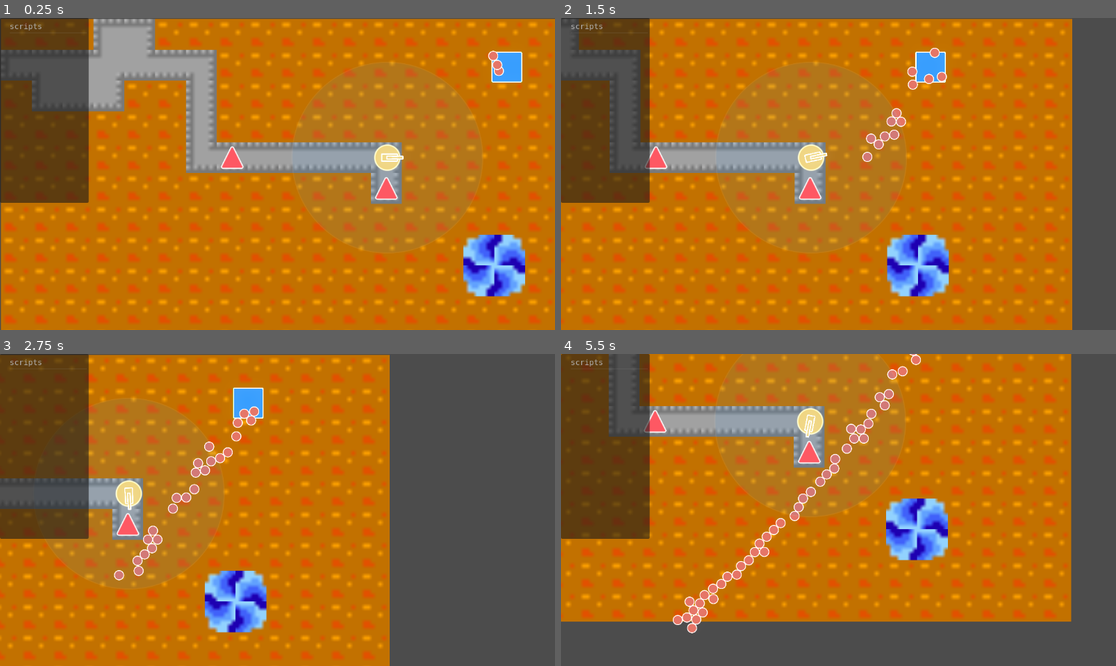
Above: before the commit, frames 1-4 (two rows, left to right).
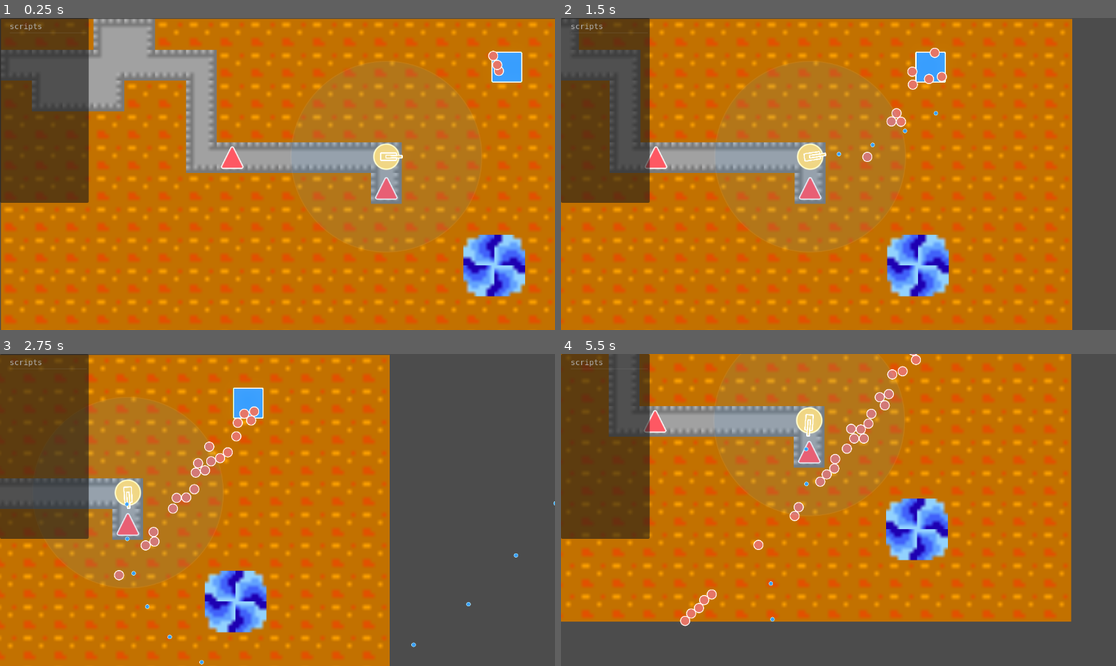
Above: after the commit, the same moments.

Repository: EEEEEEEEthan/BotDefence
Game: Godot game, scene res://Game.tscn
The game is run twice, just before and just after one commit, with the same random seed, the same clock (stepped at 60 frames per second) and the same inputs.
Inputs (mouse positions are in pixels of both pictures, inside the frame that each line leads up to):
- Up to frame 1 (0.25 s): no input
- Up to frame 2 (1.5 s): tap Enter at 0.5 s; move the mouse to (960, 158) at 0.52 s; hold D 0.53-1.25 s; hold Ctrl 0.53-1.25 s; click (960, 158) at 0.67 s; drag from (727, 189) to (810, 236) at 1.27 s
- Up to frame 3 (2.75 s): move the mouse to (333, 441) at 2.02 s; hold D from 2.03 s (still down); hold Ctrl from 2.03 s (still down)
- Up to frame 4 (5.5 s): release D at 2.75 s; release Ctrl at 2.75 s; drag from (810, 572) to (672, 463) at 2.77 s; move the mouse to (1005, 556) at 3.52 s; hold A 3.53-4.25 s; hold Ctrl 3.53-4.25 s; drag from (672, 463) to (755, 432) at 4.27 s; move the mouse to (866, 510) at 5.02 s; hold S from 5.03 s (still down); hold Ctrl from 5.03 s (still down); click (866, 510) at 5.17 s

The runs differ from the first frame. In frame 1, 0.2% of the frame differs, in the area x 67-73%, y 40-49%; in frame 2, 0.4%; in frame 3, 0.6%; in frame 4, 1.3%, in the area x 20-48%, y 16-90%.

Commit message:
新增机枪塔与子弹，Tower 注册为全局类
MachineGunTower 定时索敌射击，TowerBullet 沿朝向移动并命中怪物；Tower 增加 class_name 以解析 extends Tower。场景由 Tower.tscn 改为 MachineGunTower.tscn，Game 引用同步更新。

Made-with: Cursor
Signed-off-by: Cursor AI

Diff:
--- a/Game.tscn
+++ b/Game.tscn
@@ -8,7 +8,7 @@
 [ext_resource type="TileSet" uid="uid://ckxnmqnj5tdbk" path="res://TileSet.tres" id="5_r0x5m"]
 [ext_resource type="PackedScene" uid="uid://0u8vi8jcjmxw" path="res://Monsters/Monster.tscn" id="7_joorw"]
 [ext_resource type="PackedScene" uid="uid://diwpq1ndrbb23" path="res://Monsters/MonsterSpawnPoint.tscn" id="9_2vekm"]
-[ext_resource type="PackedScene" uid="uid://d2k8btq1ya4tl" path="res://Tower/Tower.tscn" id="10_tower"]
+[ext_resource type="PackedScene" uid="uid://d2k8btq1ya4tl" path="res://Tower/MachineGunTower.tscn" id="9_yx171"]
 
 [sub_resource type="GDScript" id="GDScript_joorw"]
 script/source = "extends Node
@@ -569,9 +569,6 @@
 
 [node name="Monsters" type="Node" parent="." unique_id=851966904]
 
-[node name="Tower" parent="." unique_id=476951935 instance=ExtResource("10_tower")]
-position = Vector2(802, 288)
-
 [node name="Bot" parent="." unique_id=11366525 instance=ExtResource("1_wbfu4")]
 position = Vector2(480, 288)
 bot_id = 1
@@ -579,3 +576,6 @@
 [node name="Bot2" parent="." unique_id=1336111075 instance=ExtResource("1_wbfu4")]
 position = Vector2(800, 352)
 bot_id = 2
+
+[node name="Tower" parent="." unique_id=476951934 instance=ExtResource("9_yx171")]
+position = Vector2(800, 286)
--- /dev/null
+++ b/Tower/MachineGunTower.gd
@@ -0,0 +1,34 @@
+@tool
+extends Tower
+
+const FIRE_INTERVAL_SECONDS := 0.1
+
+@export var bullet_scene: PackedScene = preload("res://Tower/TowerBullet.tscn")
+
+@onready var _fire_timer: Timer = %FireTimer
+
+
+func _ready() -> void:
+	super._ready()
+	_fire_timer.wait_time = FIRE_INTERVAL_SECONDS
+	if Engine.is_editor_hint():
+		return
+	_fire_timer.timeout.connect(_on_fire_timer_timeout)
+	_fire_timer.start()
+
+
+func _on_fire_timer_timeout() -> void:
+	var target_monster: Node2D = highest_priority_monster
+	if target_monster == null:
+		return
+	_spawn_bullet_toward(target_monster)
+
+
+func _spawn_bullet_toward(target_monster: Node2D) -> void:
+	var direction: Vector2 = target_monster.global_position - global_position
+	if direction.length_squared() <= 0.0001:
+		return
+	var bullet: Node2D = bullet_scene.instantiate() as Node2D
+	get_parent().add_child(bullet)
+	bullet.global_position = global_position
+	bullet.global_rotation = direction.angle()
--- a/Tower/Tower.tscn
+++ b/Tower/MachineGunTower.tscn
@@ -1,11 +1,14 @@
 [gd_scene format=3 uid="uid://d2k8btq1ya4tl"]
 
-[ext_resource type="Script" uid="uid://gtfam8eiglwr" path="res://Tower/Tower.gd" id="1_tower_gd"]
+[ext_resource type="Script" uid="uid://b7kq2m8n4wmt" path="res://Tower/MachineGunTower.gd" id="1_tower_gd"]
 [ext_resource type="PackedScene" uid="uid://bo82gudpd2mwx" path="res://Geometry/Circle.tscn" id="2_q2uad"]
 [ext_resource type="PackedScene" uid="uid://lcdseu4ji0j5" path="res://Geometry/RoundedRect.tscn" id="3_pxrlm"]
 
 [node name="Tower" type="Node2D" unique_id=476951934]
 script = ExtResource("1_tower_gd")
+
+[node name="FireTimer" type="Timer" parent="."]
+unique_name_in_owner = true
 
 [node name="Range" parent="." unique_id=704267330 instance=ExtResource("2_q2uad")]
 unique_name_in_owner = true
--- a/Tower/Tower.gd
+++ b/Tower/Tower.gd
@@ -1,5 +1,6 @@
 @tool
 extends Node2D
+class_name Tower
 
 @onready var range_node: Node2D = %Range
 
--- /dev/null
+++ b/Tower/TowerBullet.gd
@@ -0,0 +1,17 @@
+extends Area2D
+
+const MOVE_SPEED: float = 720.0
+
+
+func _ready() -> void:
+	body_entered.connect(_on_body_entered)
+
+
+func _physics_process(delta: float) -> void:
+	global_position += Vector2.RIGHT.rotated(global_rotation) * MOVE_SPEED * delta
+
+
+func _on_body_entered(body: Node2D) -> void:
+	if body.has_method("get_remaining_path_distance"):
+		body.queue_free()
+	queue_free()
--- /dev/null
+++ b/Tower/TowerBullet.tscn
@@ -0,0 +1,20 @@
+[gd_scene format=3 uid="uid://c8m3k2n1towerbullet"]
+
+[ext_resource type="Script" uid="uid://c4n8p3j2k9tb" path="res://Tower/TowerBullet.gd" id="1_bullet"]
+[ext_resource type="PackedScene" uid="uid://bo82gudpd2mwx" path="res://Geometry/Circle.tscn" id="2_circle"]
+
+[sub_resource type="CircleShape2D" id="CircleShape2D_bullet"]
+radius = 3.0
+
+[node name="TowerBullet" type="Area2D"]
+collision_layer = 0
+collision_mask = 2
+monitoring = true
+script = ExtResource("1_bullet")
+
+[node name="Sprite2D" parent="." instance=ExtResource("2_circle")]
+instance_shader_parameters/fill_color = Color(0.95, 0.85, 0.2, 1)
+scale = Vector2(10, 10)
+
+[node name="CollisionShape2D" type="CollisionShape2D" parent="."]
+shape = SubResource("CircleShape2D_bullet")
Not shown, added: Monsters/Monster.gd.uid
Not shown, added: Tower/MachineGunTower.gd.uid
Not shown, added: Tower/TowerBullet.gd.uid
